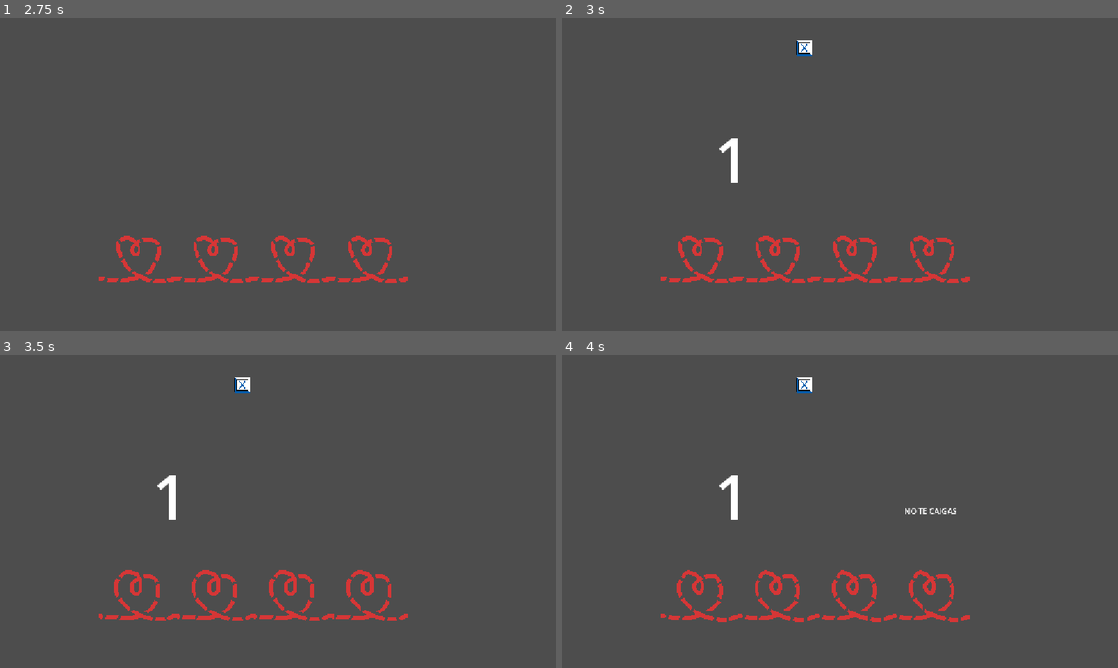
Above: before the commit, frames 1-4 (two rows, left to right).
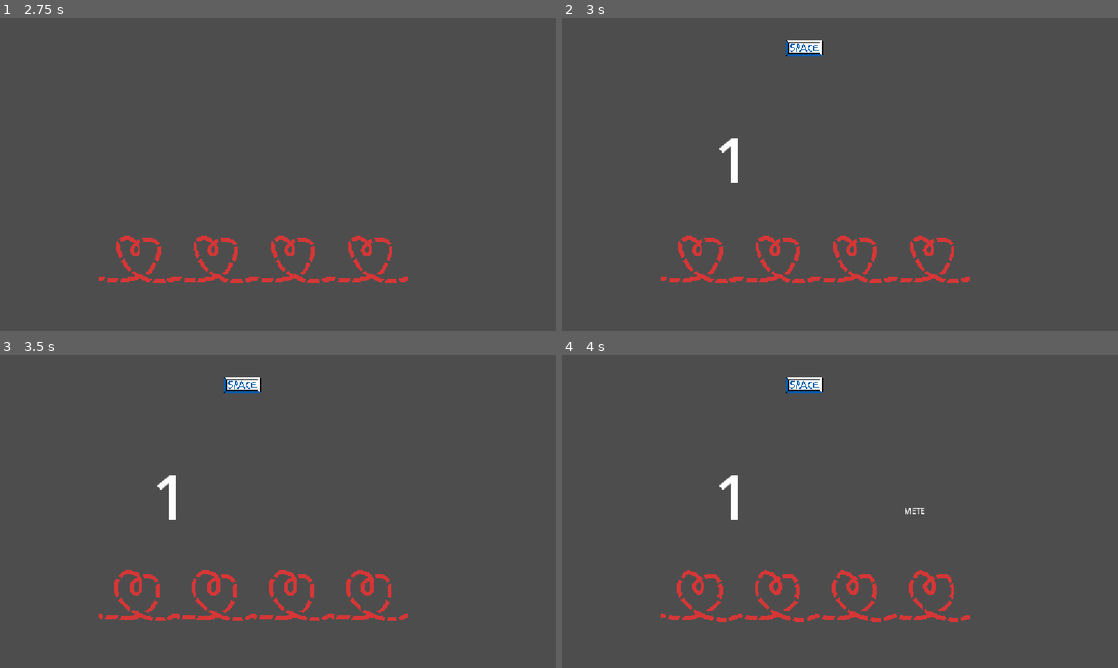
Above: after the commit, the same moments.

Repository: Triktor1/ComJamOn2026
Game: Godot game, scene res://escenas/mainMenu.tscn
Same seed, same stepped clock (60 frames per second), same inputs: the game is played once before the commit and once after it. The engine's default icon, where the game draws it, is replaced by a stand-in: a white triangle on a blue panel in a dark square.
Inputs (mouse positions are in pixels of both pictures, inside the frame that each line leads up to):
- Up to frame 1 (2.75 s): click (222, 202) at 0.5 s; tap Enter at 1.25 s; move the mouse to (400, 158) at 1.27 s; hold D (Right) 1.28-2.03 s; tap Z (Extra1) at 1.35 s; tap Space (Space) at 2 s; move the mouse to (166, 190) at 2.02 s; hold S (Down) from 2.03 s (still down); tap X (Extra2) at 2.1 s
- Up to frame 2 (3 s): move the mouse to (895, 105) at 2.77 s; release S (Down) at 2.78 s; hold D (Right) from 2.78 s (still down); hold Space (Space) from 2.78 s (still down)
- Up to frame 3 (3.5 s): keep holding D (Right); keep holding Space (Space)
- Up to frame 4 (4 s): tap Enter at 3.5 s; move the mouse to (812, 574) at 3.52 s; release D (Right) at 3.53 s; release Space (Space) at 3.53 s; hold W (Up) from 3.53 s (still down); tap Z (Extra1) at 3.6 s

Frame 1 is identical in both runs. In frame 2, 0.2% of the frame differs, in the area x 40-47%, y 7-13%; in frame 3, 0.2%; in frame 4, 0.3%, in the area x 40-71%, y 7-51%.

Commit message:
ARREGLADO COJONES

Diff:
--- a/scripts/game_manager.gd
+++ b/scripts/game_manager.gd
@@ -35,21 +35,6 @@
 	ZX,
 	SPACE
 }
-
-# NUEVO: array de minijuegos con su texto y control
-var minigame_data: Array = [] # cada elemento es {text: String, control: ControlType}
-
-func _ready():
-	_prepare_minigame_data()
-
-func _prepare_minigame_data():
-	minigame_data.clear()
-	for scene in minigames:
-		var inst = scene.instantiate()
-		var text = inst.get("instr")
-		var control = inst.get("control_type")
-		minigame_data.append({"text": text, "control": control})
-		inst.queue_free()
 
 # ESTADO 0 START
 func _state_start():
@@ -81,11 +66,18 @@
 	_load_next_minigame()
 
 func _emit_intro_data():
-	if current_minigame_index >= minigame_data.size():
+	if current_minigame_index >= shuffled_minigames.size():
 		_shuffle_minigames()
 
-	var data = minigame_data[current_minigame_index]
-	show_intro.emit(data["text"], data["control"])
+	var scene: PackedScene = shuffled_minigames[current_minigame_index]
+	var inst = scene.instantiate()
+
+	var text: String = inst.instr
+	var control: int = inst.control_type
+
+	inst.queue_free()
+
+	show_intro.emit(text, control)
 
 # RESTO DEL CÓDIGO SIN CAMBIOS
 
